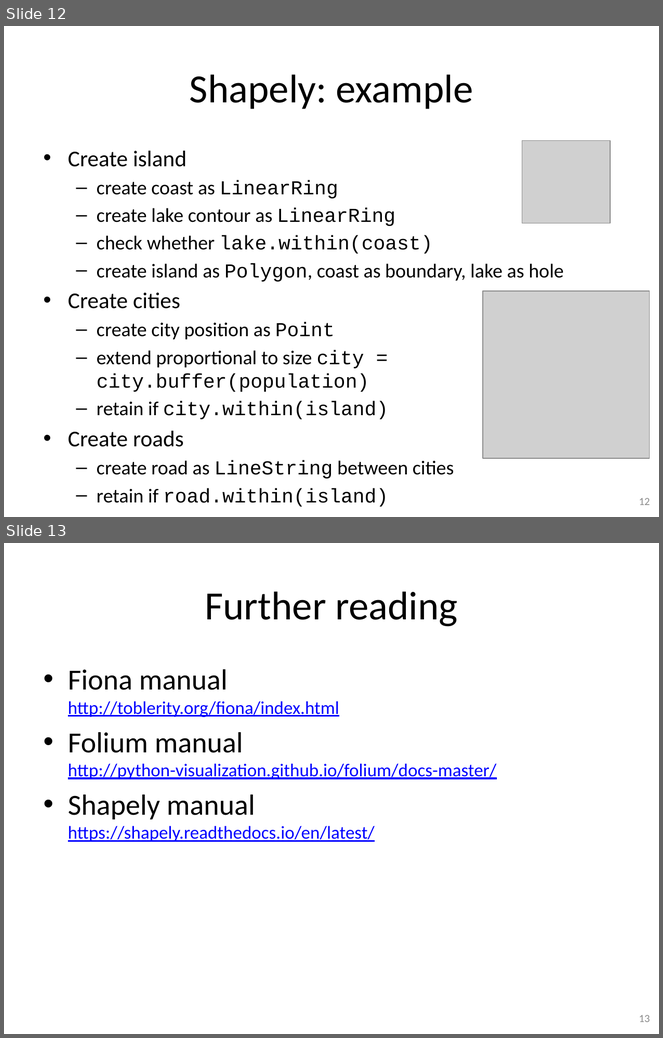
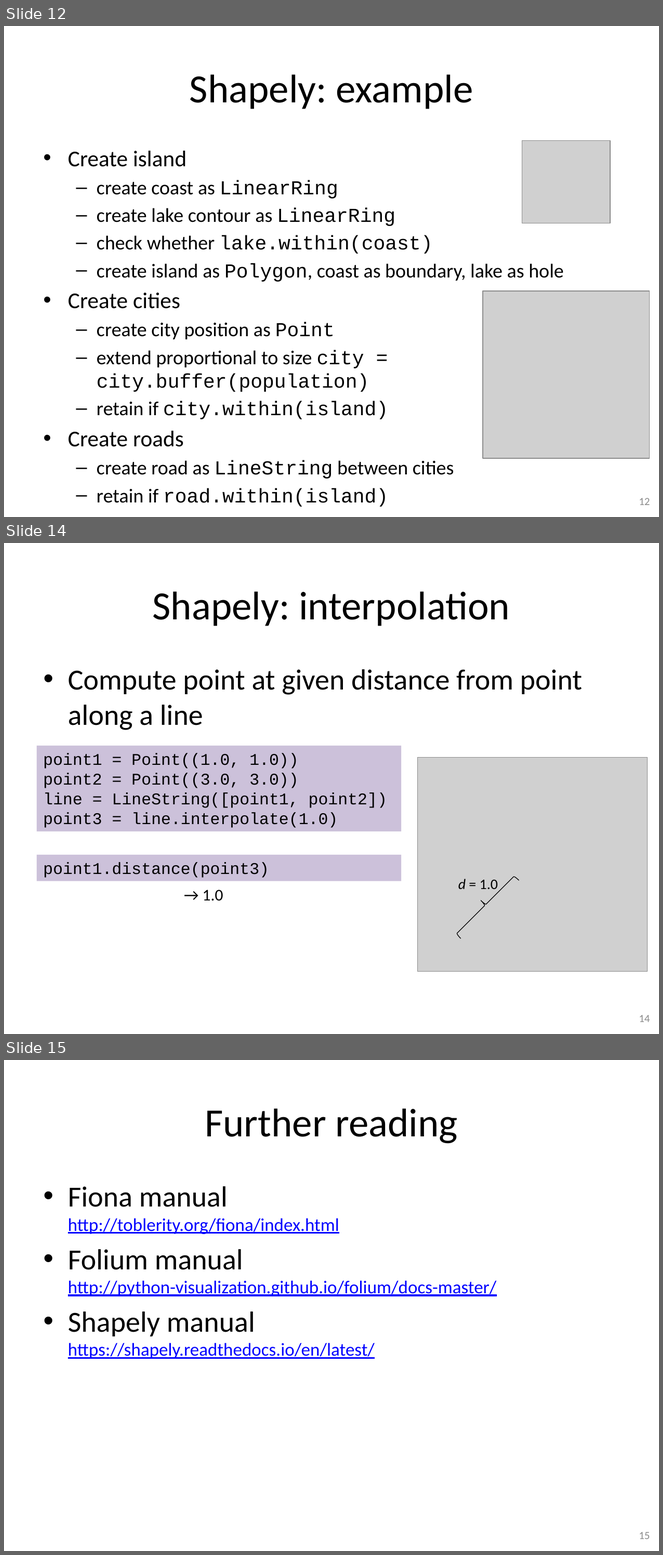
Before and after one commit to gjbex/training-material, a slide deck: Python/python_gis.pptx. Shown one above the other, each under a label of ours: slides 12 and 13 before the commit, slides 12, 14 and 15 after it; the slides between them are not shown. The pictures are 663x1038 and 663x1555 pixels, drawn with LibreOffice and Linux fonts; fonts in the diff are those of the drawing; grey boxes stand for pictures. Boxes give left, top, right and bottom in pixels: in the first picture for what was removed or moved away, otherwise in the second. Text is boxed around its words. In the diff, an @@ line names an element or a change of style, - is before the commit and + after.

Commit message:
Add slide on Shapely interpolation

```diff
--- a/Python/python_gis.pptx
+++ b/Python/python_gis.pptx
@@ slide 14 added at (x1=4, y1=543, x2=659, y2=1034), background #FFFFFF @@
@@ title added at (x1=152, y1=591, x2=510, y2=626), 44 pt, text #000000 @@
+Shapely: interpolation
@@ text added at (x1=68, y1=669, x2=582, y2=730), 32 pt, text #000000 @@
+• Compute point at given distance from point along a line
@@ rectangle added at (x1=37, y1=745, x2=402, y2=831), fill #CCC1DA, 18 pt, text #000000 @@
+point1 = Point((1.0, 1.0))
+point2 = Point((3.0, 3.0))
+line = LineString([point1, point2])
+point3 = line.interpolate(1.0)
@@ picture added at (x1=417, y1=757, x2=647, y2=971) @@
@@ rectangle added at (x1=37, y1=855, x2=402, y2=881), fill #CCC1DA, 18 pt, text #000000 @@
+point1.distance(point3)
@@ left brace added at (x1=452, y1=872, x2=519, y2=939), outline #000000 0.75 pt @@
@@ text added at (x1=458, y1=879, x2=498, y2=893), 16 pt, text #000000 @@
+d = 1.0
@@ text added at (x1=203, y1=890, x2=223, y2=901), 18 pt, text #000000 @@
+→ 1.0
@@ page number added at (x1=639, y1=1015, x2=650, y2=1022), 12 pt, text #8C8C8C @@
+14
@@ what was slide 13 is now slide 15 @@
@@ page number at (x1=639, y1=1532, x2=650, y2=1539): text changed @@
-13
+15
```
Also in this commit, not shown: 1 slide changed, 1 other slide added.
